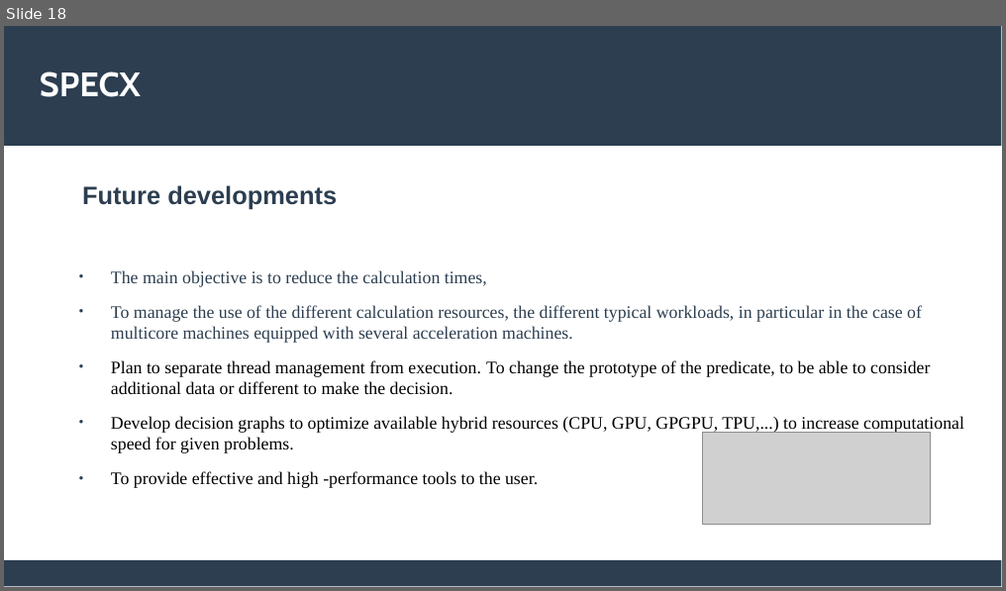
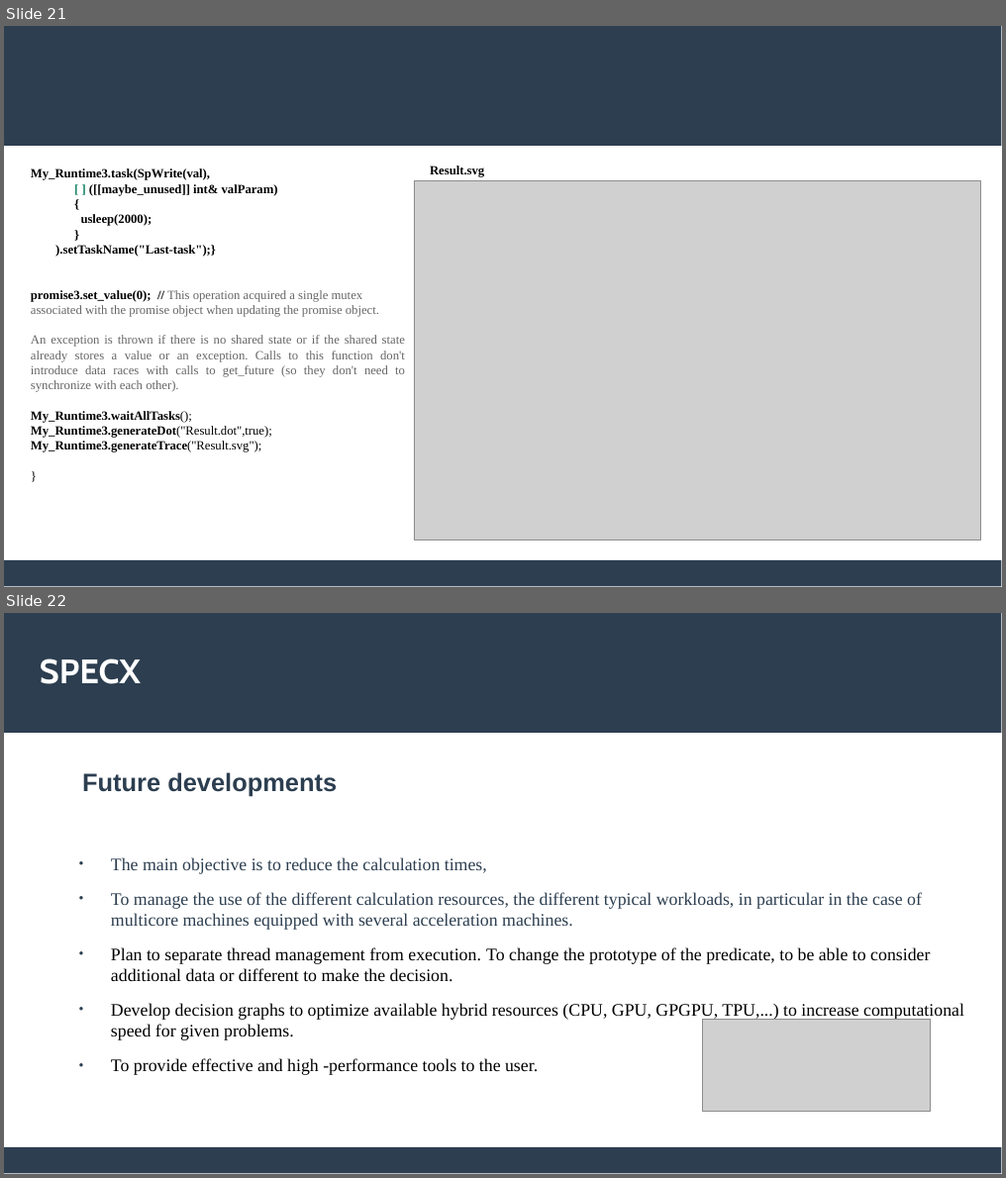
Before and after one commit to lemoinep/ParallelProgramming, a slide deck: MySlides/Session6_ParallelProgramming_Specx.pptx. Shown one above the other, each under a label of ours: slide 18 before the commit, slides 21 and 22 after it. The pictures are 1006x591 and 1006x1178 pixels, drawn with LibreOffice and Linux fonts; fonts in the diff are those of the drawing; grey boxes stand for pictures. Boxes give left, top, right and bottom in pixels: in the first picture for what was removed or moved away, otherwise in the second. Text is boxed around its words. In the diff, an @@ line names an element or a change of style, - is before the commit and + after.

```diff
--- a/MySlides/Session6_ParallelProgramming_Specx.pptx
+++ b/MySlides/Session6_ParallelProgramming_Specx.pptx
@@ slide 21 added at (4,26,1002,587), background #FFFFFF; not listed: 2 template elements that a slide beside it also shows @@
@@ text added at (31,169,405,453), 10 pt, text #666666 @@
+My_Runtime3.task(SpWrite(val),
+[ ] ([[maybe_unused]] int& valParam)
+{
+usleep(2000);
+}
+).setTaskName("Last-task");}
+promise3.set_value(0); // This operation acquired a single mutex associated with the promise object when updating the promise object.
+An exception is thrown if there is no shared state or if the shared state already stores a value or an exception. Calls to this function don't introduce data races with calls to get_future (so they don't need to synchronize with each other).
+My_Runtime3.waitAllTasks();
+My_Runtime3.generateDot("Result.dot",true);
+My_Runtime3.generateTrace("Result.svg");
+}
@@ text added at (430,166,484,177), 10 pt, text #000000, bold @@
+Result.svg
@@ picture added at (414,180,981,541) @@
@@ what was slide 18 is now slide 22 @@
```
Also in this commit, not shown: 6 other slides added, 3 slides removed, 1 other file.
